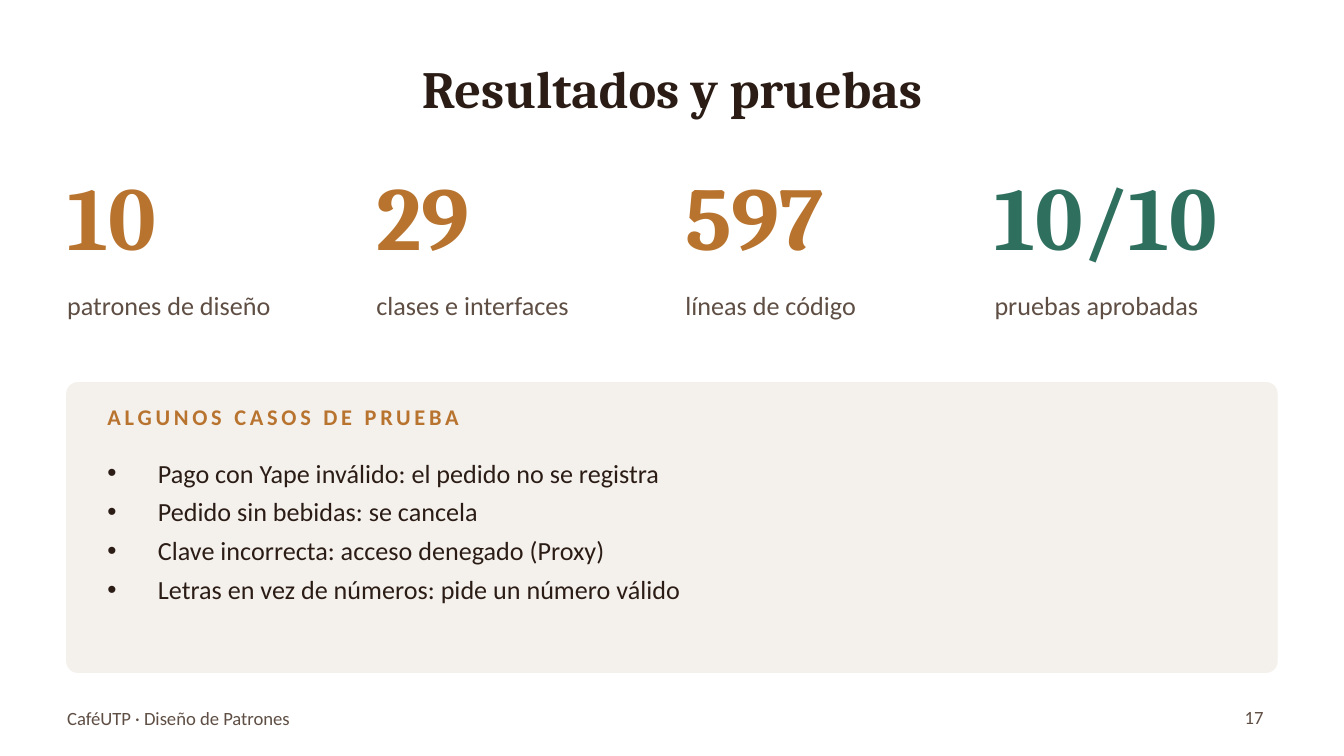
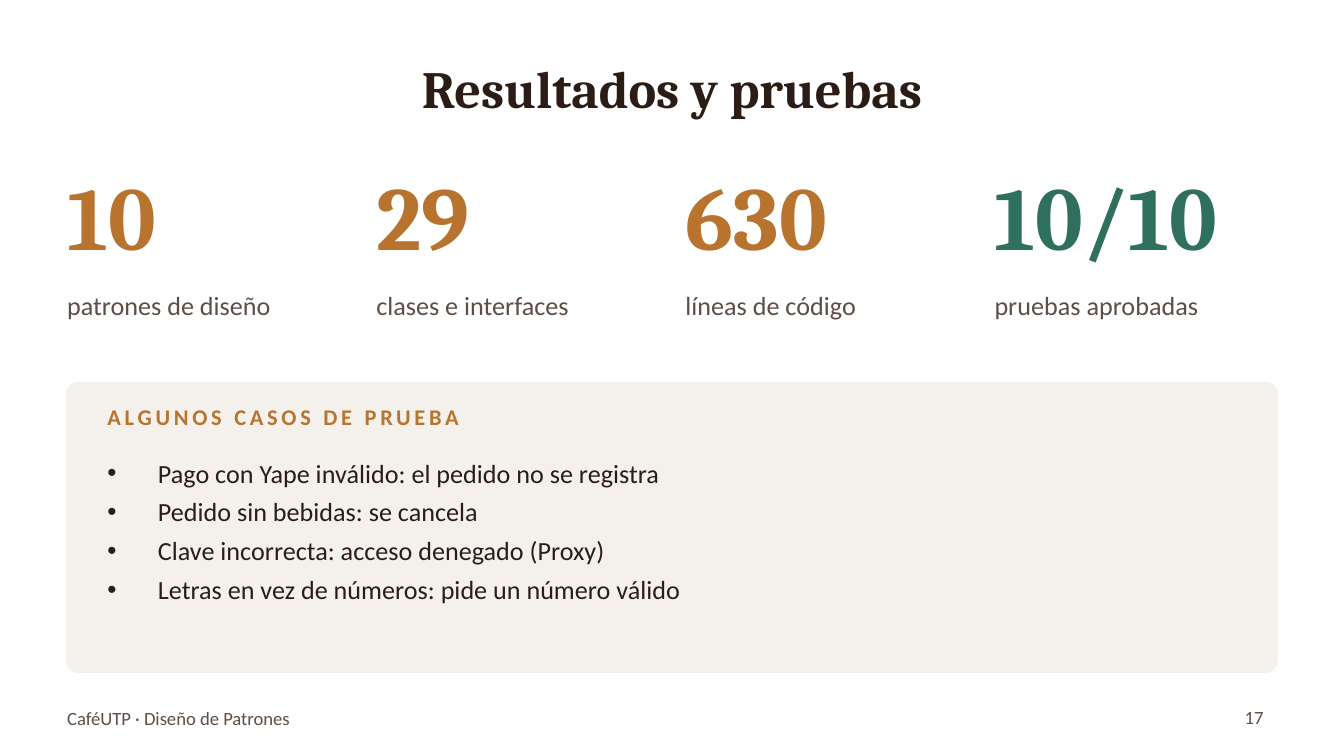
Before and after one commit to gian1475/Patrones_final, a slide deck: slide 17 of entregables/Presentacion_CafeUTP.pptx. Drawn at 1344x756 pixels with LibreOffice and Linux fonts; fonts in the diff are those of the drawing. Boxes give left, top, right and bottom in pixels: in the first picture for what was removed or moved away, otherwise in the second. Text is boxed around its words. In the diff, an @@ line names an element or a change of style, - is before the commit and + after.

```diff
--- a/entregables/Presentacion_CafeUTP.pptx
+++ b/entregables/Presentacion_CafeUTP.pptx
@@ text at box(685, 189, 826, 251): text changed @@
-597
+630
```
Also in this commit, not shown: 23 other files.
